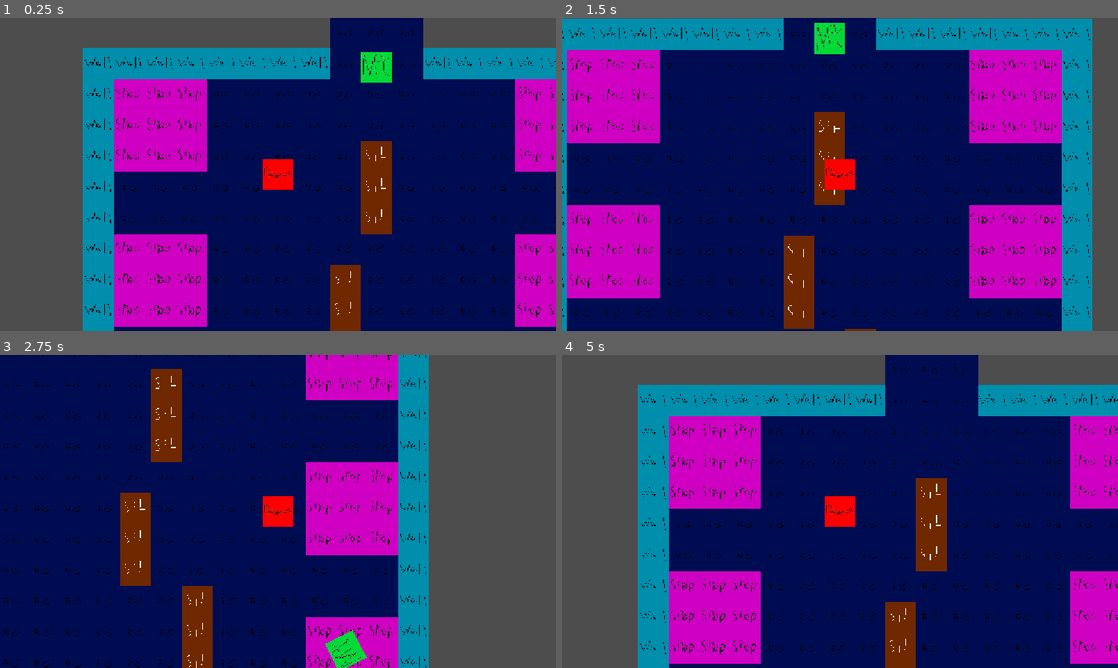
Above: before the commit, frames 1-4 (two rows, left to right).
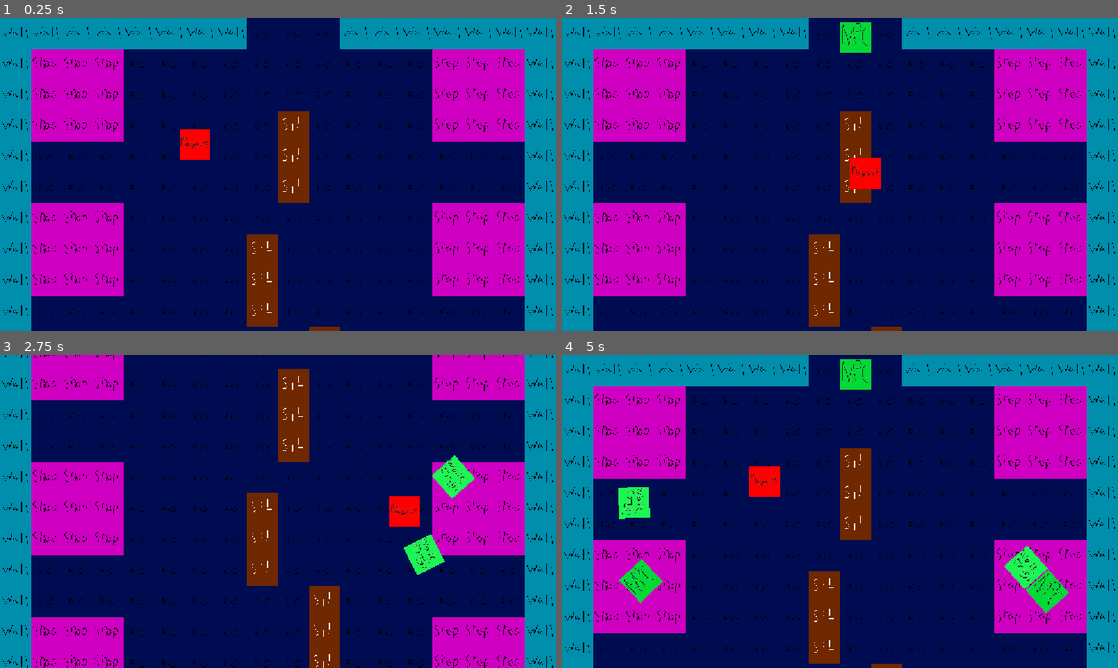
Above: after the commit, the same moments.

Repository: GayassKnight/ghostie-game-2026
Game: Godot game, scene res://Scenes/game.tscn
Same seed, same stepped clock (60 frames per second), same inputs: the game is played once before the commit and once after it.
Inputs:
- Up to frame 1 (0.25 s): no input
- Up to frame 2 (1.5 s): tap Enter at 0.5 s; hold Right (Right) 0.53-1.28 s; hold Down (Down) from 1.28 s (still down)
- Up to frame 3 (2.75 s): release Down (Down) at 2.03 s; hold Right (Right) from 2.03 s (still down)
- Up to frame 4 (5 s): release Right (Right) at 2.78 s; hold Up (Up) 2.78-3.53 s; hold A (Left) from 3.53 s (still down)

The runs differ from the first frame. In frame 1, 64% of the frame differs, in the area x 0-100%, y 0-100%; in frame 2, 29%; in frame 3, 64%; in frame 4, 62%.

Commit message:
NPCs spawn with a timer, reach cap, not respawn
I've made it so NPCs can spawn with a timer and reach a limit of NPCs spawned, but once some NPCs despawn it doesn't try to spawn new ones

Diff:
--- a/Scenes/game.tscn
+++ b/Scenes/game.tscn
@@ -25,8 +25,8 @@
 
 [sub_resource type="TileSet" id="TileSet_8qmx4"]
 tile_size = Vector2i(64, 64)
-physics_layer_0/collision_layer = 3
-physics_layer_0/collision_mask = 3
+physics_layer_0/collision_layer = 4
+physics_layer_0/collision_mask = 4
 sources/1 = SubResource("TileSetAtlasSource_wowpa")
 
 [node name="Game" type="Node2D" unique_id=1668702980]
@@ -83,11 +83,16 @@
 [node name="Player" parent="." unique_id=419081174 instance=ExtResource("1_ebmjs")]
 z_index = 1000
 position = Vector2(404, 261)
+collision_mask = 0
 script = ExtResource("2_qxrlw")
 
 [node name="Camera2D" type="Camera2D" parent="Player" unique_id=1104563625]
-limit_enabled = false
 limit_left = 0
 limit_top = 0
 limit_right = 1152
 limit_bottom = 962
+
+[node name="SpawnTimer" type="Timer" parent="." unique_id=2038247976]
+wait_time = 0.5
+
+[connection signal="timeout" from="SpawnTimer" to="GameManager" method="_on_spawn_timer_timeout"]
--- a/Scenes/puzzle.tscn
+++ b/Scenes/puzzle.tscn
@@ -1,3 +1,28 @@
 [gd_scene format=3 uid="uid://c8pwudhck87at"]
 
-[node name="Puzzle" type="Node2D" unique_id=1721146119]
+[ext_resource type="Script" uid="uid://wxl0vcdrm0kp" path="res://Scripts/puzzle.gd" id="1_go0o5"]
+
+[node name="Puzzle" type="Control" unique_id=52874422]
+layout_mode = 3
+anchors_preset = 15
+anchor_right = 1.0
+anchor_bottom = 1.0
+grow_horizontal = 2
+grow_vertical = 2
+script = ExtResource("1_go0o5")
+
+[node name="Finish" type="Button" parent="." unique_id=251785402]
+layout_mode = 1
+anchors_preset = 7
+anchor_left = 0.5
+anchor_top = 1.0
+anchor_right = 0.5
+anchor_bottom = 1.0
+offset_left = -91.0
+offset_top = -99.0
+offset_right = 91.0
+grow_horizontal = 2
+grow_vertical = 0
+text = "Finish Puzzle"
+
+[connection signal="pressed" from="Finish" to="." method="_on_finish_pressed"]
--- a/Scripts/game_manager.gd
+++ b/Scripts/game_manager.gd
@@ -3,6 +3,7 @@
 #Onready variables
 @onready var game_manager: Node = $"."
 @onready var game: Node2D = $".."
+@onready var spawn_timer: Timer = $"../SpawnTimer"
 
 #Regular variables
 var max_npcs = 20
@@ -10,14 +11,8 @@
 var npc_scene = preload("res://Scenes/human_npc.tscn") as PackedScene
 
 func _ready() -> void:
-	var new_NPC = npc_scene.instantiate()
-	new_NPC.global_position = Vector2(608,40)
-	new_NPC.set_destination(get_tree().get_nodes_in_group("Shops"))
-	new_NPC.z_index = 100
-	new_NPC.exit_destination = $"../BackgroundAndNavigation/Exit/Exit"
-	game.add_child.call_deferred(new_NPC)
-
-
+	current_npcs.resize(max_npcs)
+	spawn_timer.start()
 
 func add_npcs_tree() -> void:
 	var filled_slots = 0
@@ -29,3 +24,18 @@
 			var new_NPC = HumanNPC.new()
 			current_npcs.append(new_NPC)
 			game.add_child(new_NPC)
+
+
+func _on_spawn_timer_timeout() -> void:
+	var filled_slots = 0
+	for slot in current_npcs:
+		if slot != null:
+			filled_slots += 1
+
+	if filled_slots != max_npcs:
+		var new_NPC = npc_scene.instantiate()
+		new_NPC.global_position = Vector2(608,40)
+		new_NPC.set_destination(get_tree().get_nodes_in_group("Shops"))
+		new_NPC.exit_destination = $"../BackgroundAndNavigation/Exit/Exit"
+		game.add_child.call_deferred(new_NPC)
+		current_npcs.append(new_NPC)
--- a/Scripts/human_npc.gd
+++ b/Scripts/human_npc.gd
@@ -13,7 +13,7 @@
 @onready var human_npc: HumanNPC = $"."
 
 #Regular variables
-const SPEED = 1900
+const SPEED = 1000
 enum HumanStates {IDLE, WALKING, POSSESED}
 var current_state: HumanStates
 var current_destination:Marker2D
@@ -28,6 +28,8 @@
 func _ready() -> void:
 	set_collision_layer_value(2, true)
 	set_collision_mask_value(1, false)
+	set_collision_mask_value(3,true)
+	z_index = 100
 	_set_state(HumanStates.IDLE)
 
 func _physics_process(delta: float) -> void:
@@ -72,6 +74,7 @@
 func _on_navigation_agent_2d_navigation_finished() -> void:
 	if current_destination == exit_destination:
 		despawn()
+		set_physics_process(false)
 	else:
 		_set_state(HumanStates.IDLE)
 
--- a/Scripts/player.gd
+++ b/Scripts/player.gd
@@ -4,10 +4,8 @@
 const SPEED = 300.0
 
 func _ready() -> void:
-	set_collision_layer_value(1, true)
-	set_collision_layer_value(2, false)
-	set_collision_mask_value(1, false)
 	set_collision_mask_value(2, false)
+	set_collision_mask_value(3,true)
 
 func _physics_process(delta: float) -> void:
 
--- /dev/null
+++ b/Scripts/puzzle.gd
@@ -0,0 +1,6 @@
+extends Control
+
+@onready var puzzle: Control = $"."
+
+func _on_finish_pressed() -> void:
+	puzzle.visible = false
--- a/project.godot
+++ b/project.godot
@@ -19,6 +19,10 @@
 
 window/stretch/mode="canvas_items"
 window/stretch/aspect="expand"
+
+[editor]
+
+movie_writer/movie_file="C:/Users/Izzie/Desktop/Godot proyects/Ghost game/goofy-game-jam-2026/Video/Recording.avi"
 
 [file_customization]
 
Not shown, added: Scripts/puzzle.gd.uid
